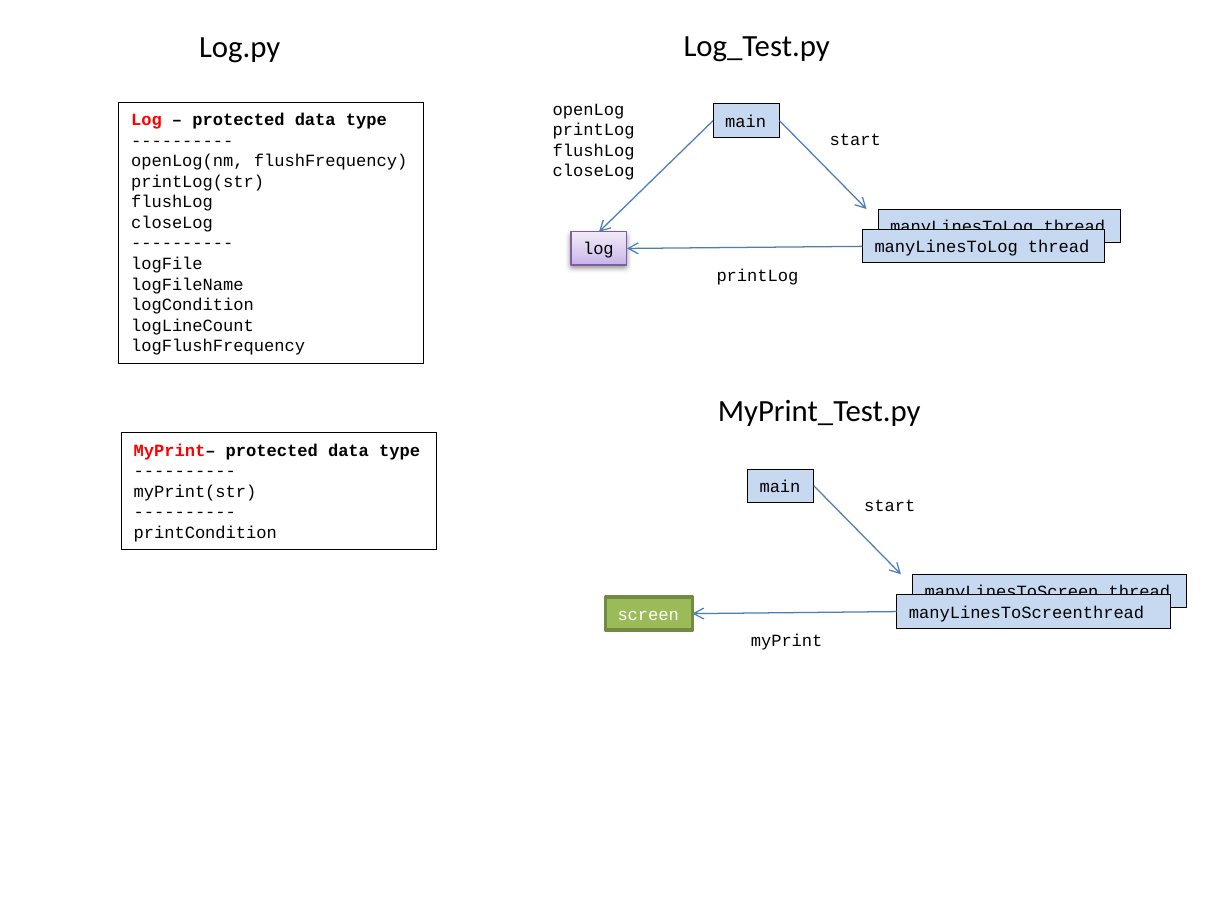
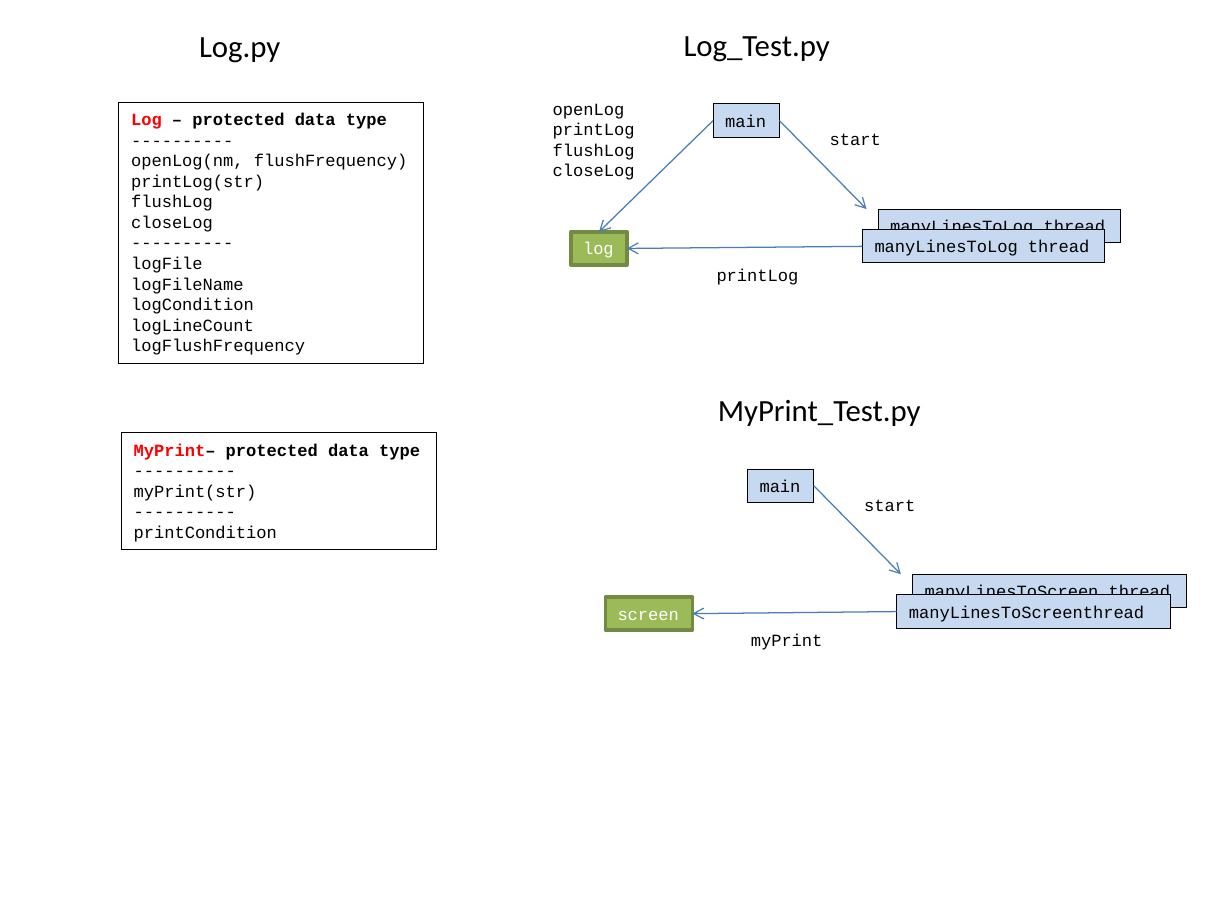
Before and after one commit to mlozborne/motin, a slide deck: slide 3 of Scripting/ScriptingDocumenation/DesignDiagrams.pptx. Drawn at 1232x924 pixels with LibreOffice and Linux fonts; fonts in the diff are those of the drawing. Boxes give left, top, right and bottom in pixels: in the first picture for what was removed or moved away, otherwise in the second. Text is boxed around its words. In the diff, an @@ line names an element or a change of style, - is before the commit and + after.

```diff
--- a/Scripting/ScriptingDocumenation/DesignDiagrams.pptx
+++ b/Scripting/ScriptingDocumenation/DesignDiagrams.pptx
@@ rectangle "log" at (570, 232, 626, 265): text colour #000000 to #FFFFFF; fill gradient #C9B5E8 to #D8CBEE to #F0EAF9 to #9BBB59; outline #7D60A0 0.75 pt to #738A42 2 pt; shadow off @@
```
Also in this commit, not shown: 3 other slides changed, 1 other file.
